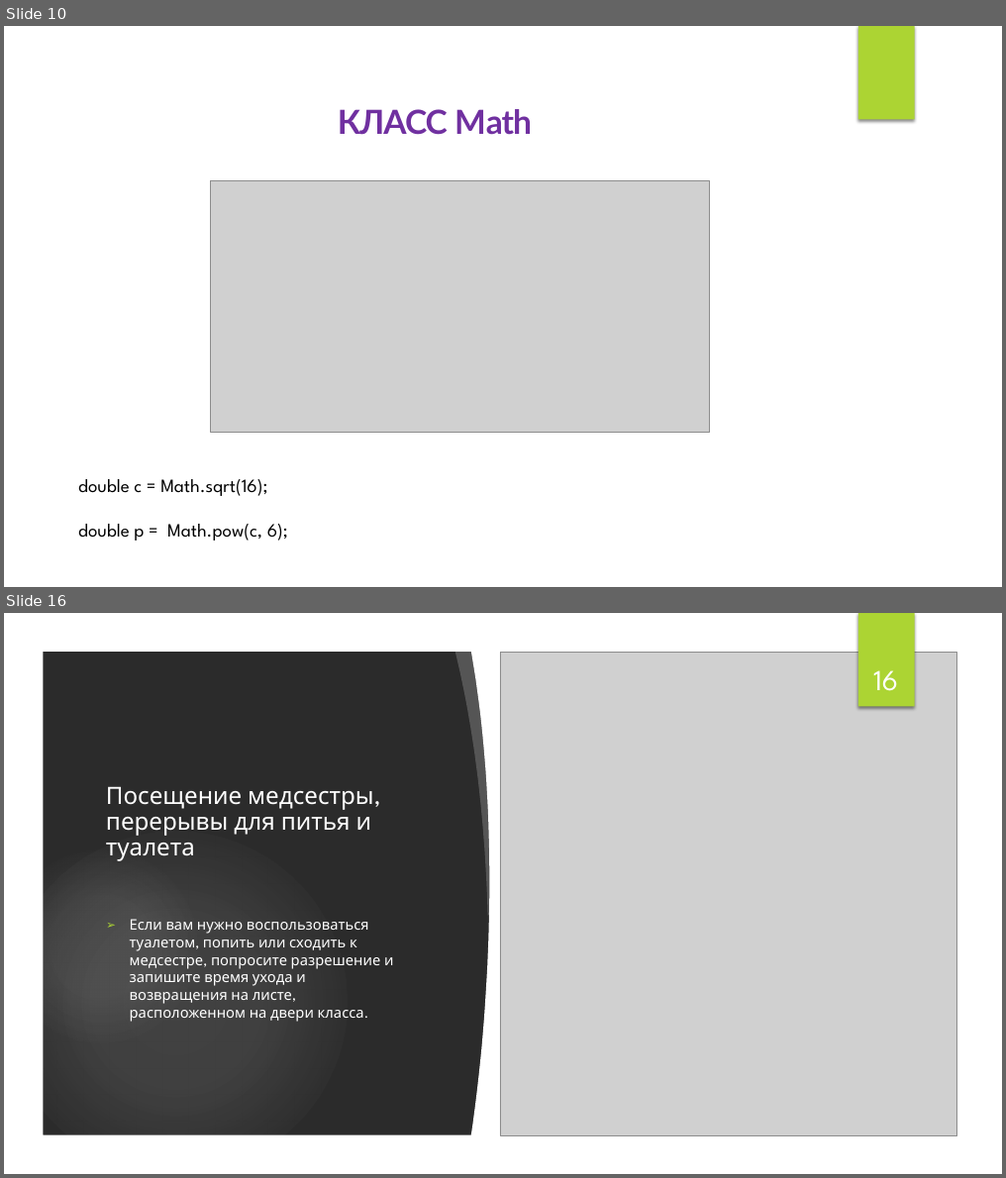
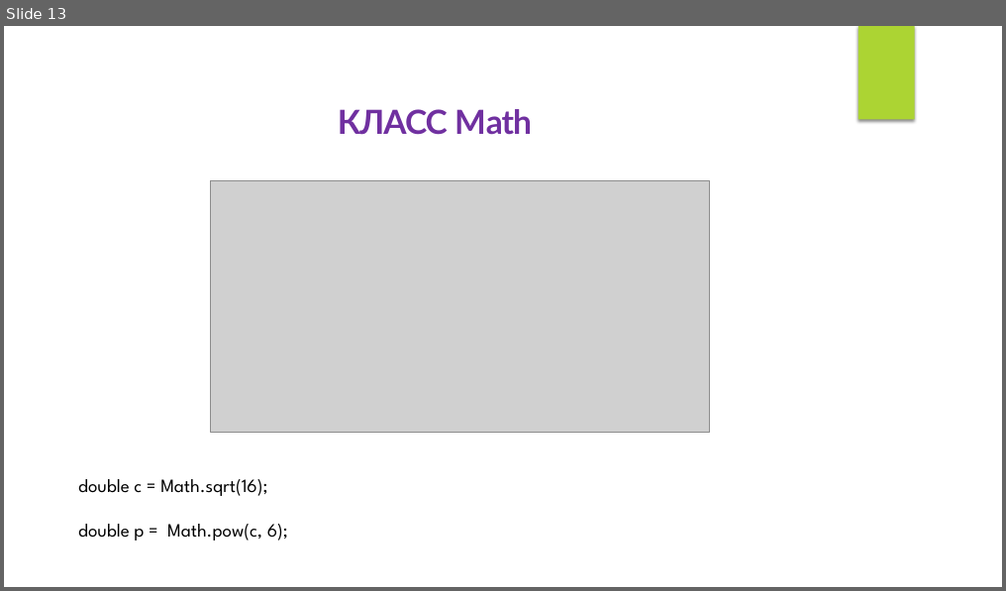
Before and after one commit to IriEfremova/LessonsCube, a slide deck: Samsung/Lesson3/Operation.pptx. Shown one above the other, each under a label of ours: slides 10 and 16 before the commit, slide 13 after it; the slides between them are not shown. The pictures are 1006x1178 and 1006x591 pixels, drawn with LibreOffice and Linux fonts; fonts in the diff are those of the drawing; grey boxes stand for pictures; background and template pictures are left out; a plain dark background stands for a picture behind light text. Boxes give left, top, right and bottom in pixels: in the first picture for what was removed or moved away, otherwise in the second. Text is boxed around its words. In the diff, an @@ line names an element or a change of style, - is before the commit and + after.

```diff
--- a/Samsung/Lesson3/Operation.pptx
+++ b/Samsung/Lesson3/Operation.pptx
@@ slide 16 removed at (x1=4, y1=613, x2=1002, y2=1174), background picture (left out) @@
@@ group removed at (x1=4, y1=613, x2=1002, y2=1174): 4 ellipses, 3 freeform shapes, 1 rectangle @@
@@ rectangle removed at (x1=858, y1=613, x2=915, y2=707) @@
@@ picture removed at (x1=500, y1=652, x2=957, y2=1136) @@
@@ page number removed at (x1=873, y1=670, x2=898, y2=691) @@
-16
@@ title removed at (x1=106, y1=786, x2=373, y2=861) @@
-Посещение медсестры, перерывы для питья и туалета
@@ text removed at (x1=130, y1=919, x2=393, y2=1022) @@
-➢ Если вам нужно воспользоваться туалетом, попить или сходить к медсестре, попросите разрешение и запишите время ухода и возвращения на листе, расположенном на двери класса.
@@ what was slide 10 is now slide 13 @@
```
Also in this commit, not shown: 1 slide changed, 16 slides added, 11 other slides removed, 1 other file.
